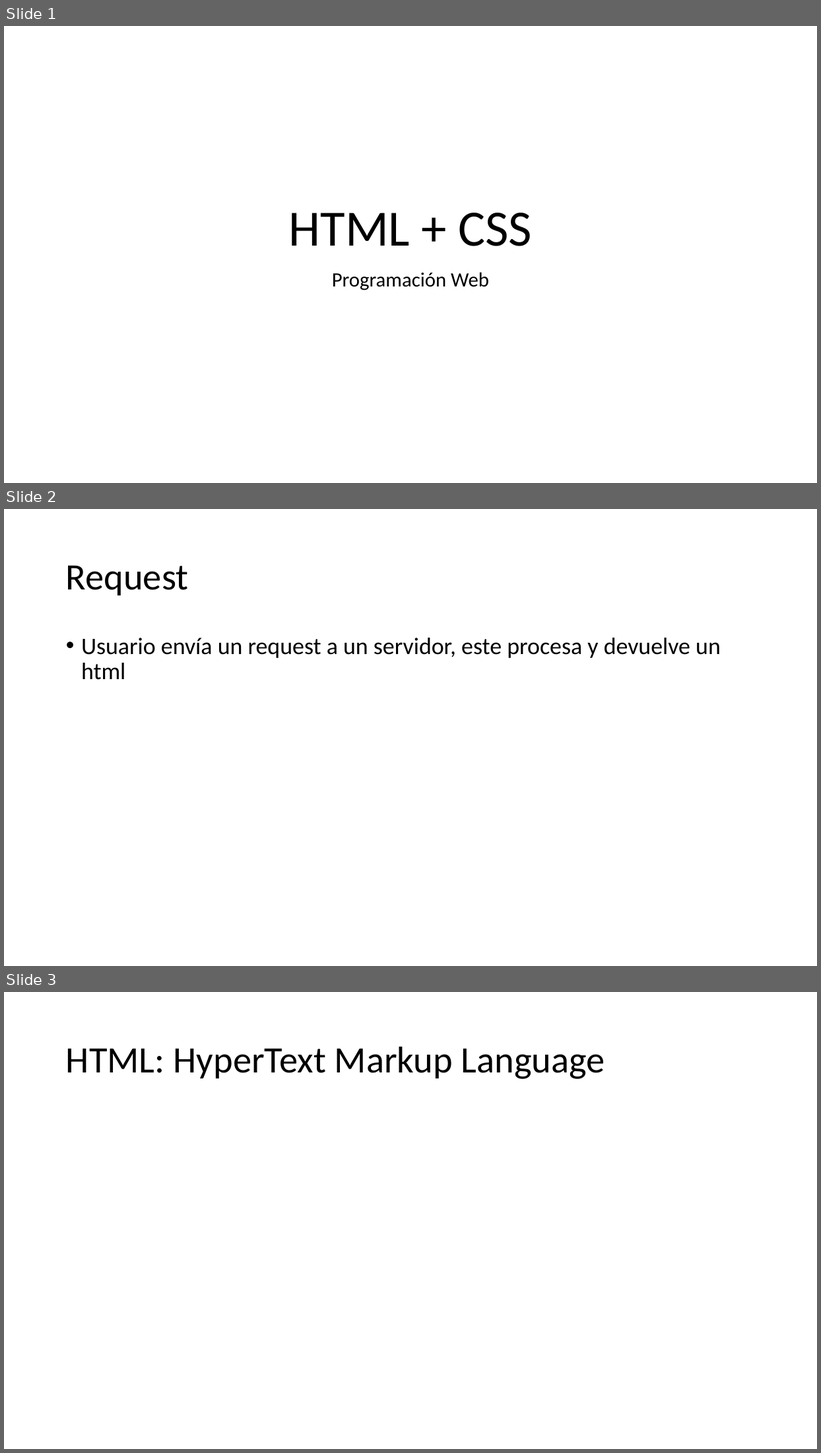
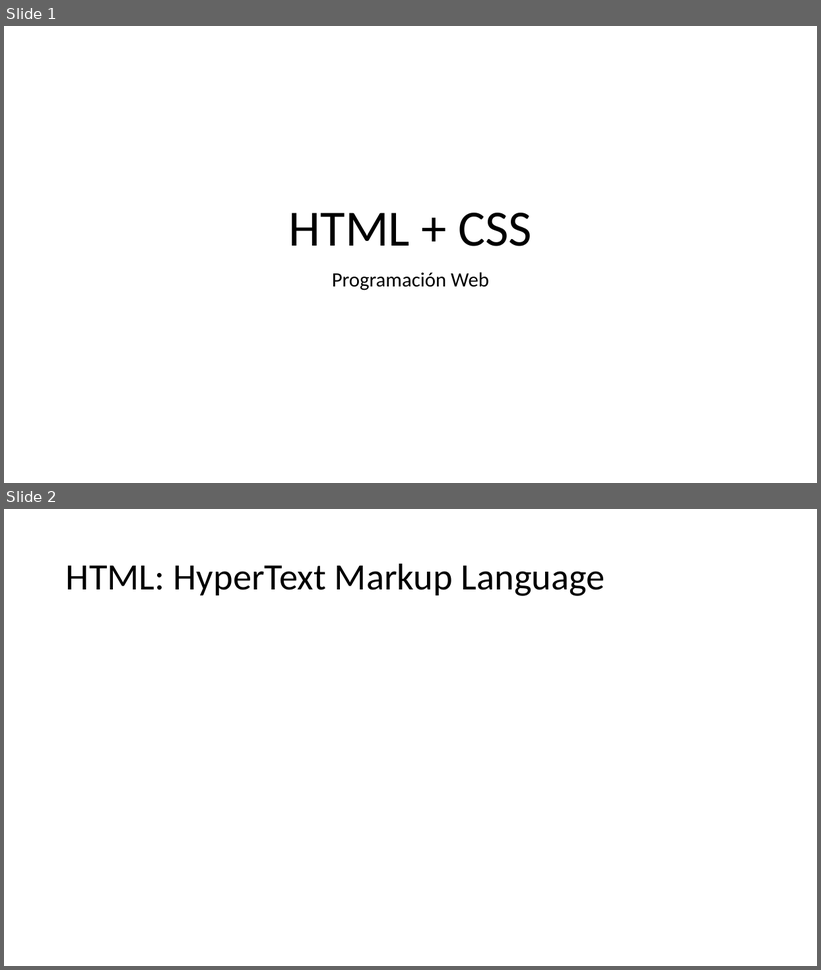
Before and after one commit to Nuevas-Tecnologias-FIUBA/Clase-HTML-CSS, a slide deck: Slides/Clase.pptx. Shown one above the other, each under a label of ours: slides 1, 2 and 3 before the commit, slides 1 and 2 after it. The pictures are 821x1453 and 821x970 pixels, drawn with LibreOffice and Linux fonts; fonts in the diff are those of the drawing. Boxes give left, top, right and bottom in pixels: in the first picture for what was removed or moved away, otherwise in the second. Text is boxed around its words. In the diff, an @@ line names an element or a change of style, - is before the commit and + after.

```diff
--- a/Slides/Clase.pptx
+++ b/Slides/Clase.pptx
@@ slide 2 removed at bbox=[4, 509, 817, 966], background #FFFFFF @@
@@ title removed at bbox=[66, 565, 188, 595] @@
-Request
@@ text removed at bbox=[81, 638, 721, 680] @@
-• Usuario envía un request a un servidor, este procesa y devuelve un html
@@ what was slide 3 is now slide 2 @@
```
Also in this commit, not shown: 5 slides changed, 1 other slide removed.
